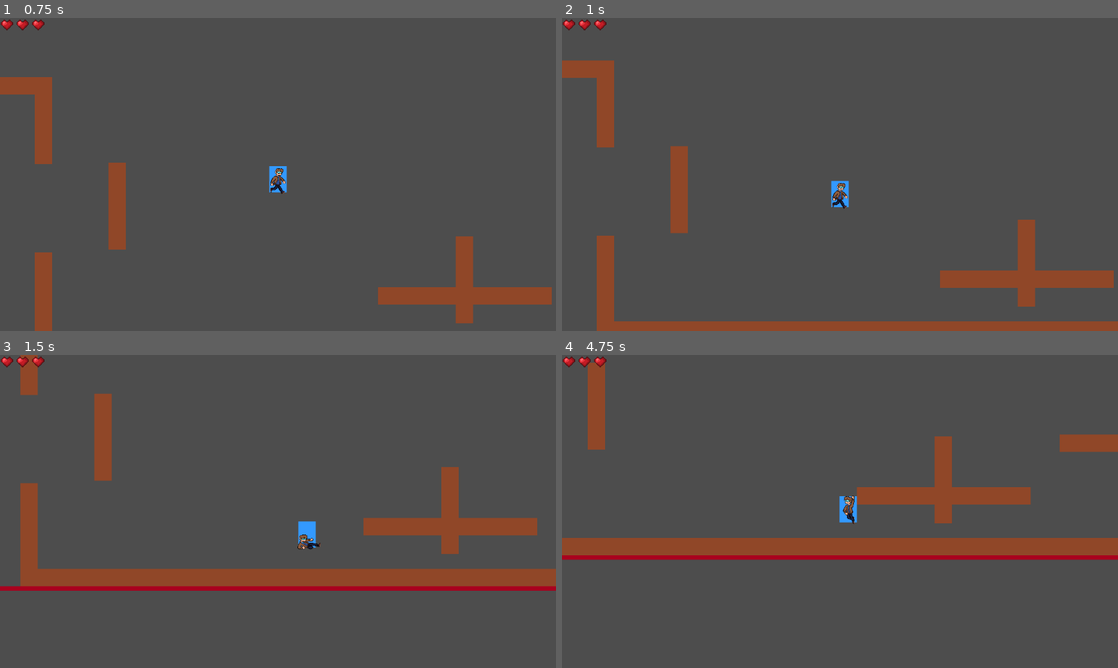
Above: before the commit, frames 1-4 (two rows, left to right).
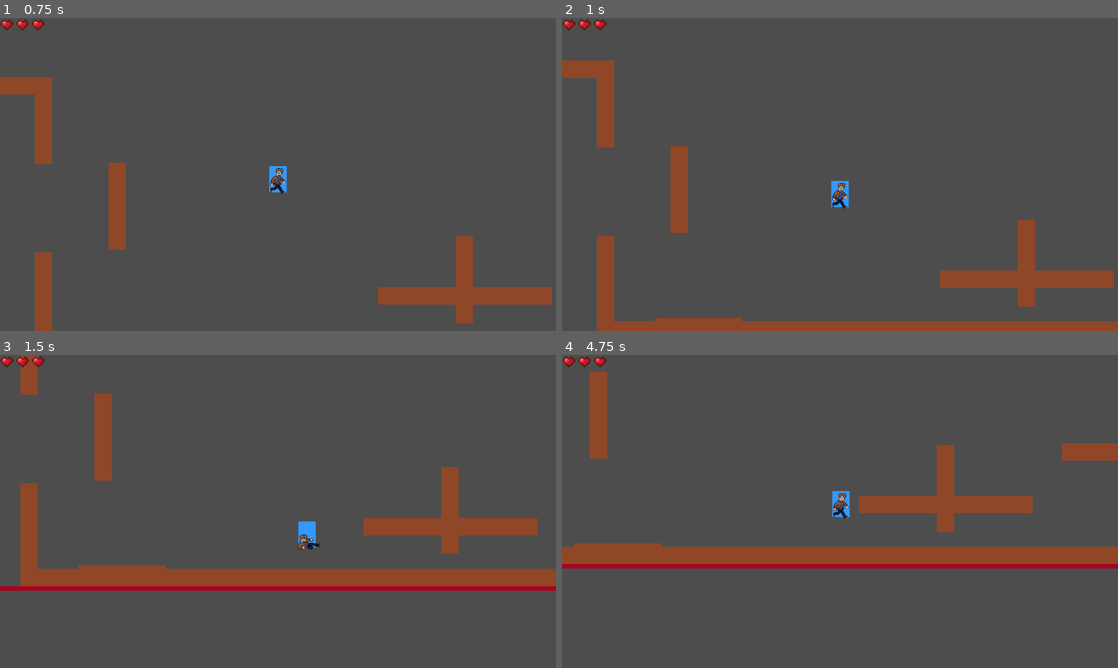
Above: after the commit, the same moments.

Repository: ShadowKnight-13/Platformer-Game
Game: Godot game, scene res://UI/main_menu.tscn
Same seed, same stepped clock (60 frames per second), same inputs: the game is played once before the commit and once after it.
Inputs:
- Up to frame 1 (0.75 s): click "Start" at 0.5 s
- Up to frame 2 (1 s): no input
- Up to frame 3 (1.5 s): hold D (move_right) from 1.28 s (still down); tap Shift (dash) at 1.35 s
- Up to frame 4 (4.75 s): tap Space (jump) at 1.52, 1.55, 1.82, 2.1, 2.27, 2.57, 3.05, 3.77, 4.07, 4.35, 4.52 s; tap Shift (dash) at 2.3, 2.85, 3.6 s; release D (move_right) at 2.78 s; hold A (move_left) 2.78-3.53 s; hold D (move_right) from 3.53 s (still down)

Frame 1 is identical in both runs. In frame 2, 0.2% of the frame differs, in the area x 16-33%, y 95-97%; in frame 3, 0.2%; in frame 4, 10%, in the area x 0-100%, y 2-69%.

Commit message:
step up update

Diff:
--- a/Level.tscn
+++ b/Level.tscn
@@ -40,8 +40,16 @@
 position = Vector2(-644, 601)
 rotation = -6.2831855
 
+[node name="Platform18" parent="." unique_id=2051752996 instance=ExtResource("1_qw8cm")]
+position = Vector2(-126, 592)
+rotation = -6.2831855
+
 [node name="Platform12" parent="." unique_id=807837156 instance=ExtResource("1_qw8cm")]
 position = Vector2(-1023, 330)
+rotation = -6.2831855
+
+[node name="Platform17" parent="." unique_id=2077298680 instance=ExtResource("1_qw8cm")]
+position = Vector2(-1467, -8)
 rotation = -6.2831855
 
 [node name="Platform16" parent="." unique_id=854369621 instance=ExtResource("1_qw8cm")]
--- a/Levels/Desert.tscn
+++ b/Levels/Desert.tscn
@@ -415,6 +415,7 @@
 [node name="Node2D" type="Node2D" unique_id=277451038]
 
 [node name="DesertAutotile" type="TileMapLayer" parent="." unique_id=1925140149]
+visibility_layer = 3
 texture_filter = 3
 tile_map_data = PackedByteArray("AAACAAEAAAAAAAAAAAADAAEAAAABAAAAAAAEAAEAAAAGAAIAAAAEAAAAAAAAAAEAAAAEAP//AAAAAAAAAAAFAA …(87936 unchanged characters)…
 tile_set = SubResource("TileSet_pqmt4")
--- a/Player.gd
+++ b/Player.gd
@@ -19,6 +19,10 @@
 const DASH_JUMP_HEIGHT_MULTIPLIER: float = 1.3
 const DASH_JUMP_AIR_CONTROL: float = 0.3
 
+# === STEP-UP CONSTANTS ===
+const STEP_UP_MAX_HEIGHT: float = 70.0
+const STEP_UP_CHECK_DISTANCE: float = 10.0
+
 var wall_stick_time := 0.0
 const WALL_STICK_DURATION := 0.5
 
@@ -33,6 +37,7 @@
 var was_on_floor_last_frame := false
 var skip_gravity_this_frame := false
 var needs_collision_restore := false
+var facing_direction := 1.0  # Track which way player is facing (1 = right, -1 = left)
 
 # === DASH SLIDE VARIABLES ===
 var is_dashing := false
@@ -70,9 +75,29 @@
 
 	# === RESET JUMP FLAGS ON LANDING ===
 	# Check if we just landed this frame - MOVED TO TOP
+	print("[FRAME] is_on_floor: ", is_on_floor(), " | was_on_floor_last_frame: ", was_on_floor_last_frame, " | is_jumping: ", is_jumping)
+
 	if is_on_floor() and not was_on_floor_last_frame:
+		print("[LANDING] ✅ LANDING DETECTED - Resetting jump flags")
 		is_jumping = false
 		is_dash_jumping = false
+	# Clamp horizontal velocity to normal speed on landing
+	if abs(velocity.x) > SPEED * 1.1:  # Allow small buffer
+		velocity.x = sign(velocity.x) * SPEED
+	print("Player landed! Reset jump flags.")
+	# Restore collision if it was waiting
+	if needs_collision_restore:
+		$CollisionShape2D.scale.y = 1.0
+		$CollisionShape2D.position.y = 0
+		needs_collision_restore = false
+		print("Collision shape restored on landing!")
+
+	# ADDITIONAL SAFETY: Always reset jumping flag if on floor
+	if is_on_floor() and is_jumping:
+		print("[SAFETY] On floor but is_jumping still true - resetting!")
+		is_jumping = false
+		is_dash_jumping = false
+
 		# Clamp horizontal velocity to normal speed on landing
 		if abs(velocity.x) > SPEED * 1.1:  # Allow small buffer
 			velocity.x = sign(velocity.x) * SPEED
@@ -235,7 +260,7 @@
 				dash_direction = sign(x_input)
 			else:
 				# Dive in facing direction if no input
-				dash_direction = 1.0 if not $Sprite2D.flip_h else -1.0
+				dash_direction = facing_direction
 
 			# Reduce collision height
 			$CollisionShape2D.scale.y = 0.5
@@ -254,30 +279,23 @@
 
 		# Determine which wall we're on
 		var wall_normal = get_wall_normal()
-		var on_left_wall = wall_normal.x > 0
-		var on_right_wall = wall_normal.x < 0
-
-		# Check if player is pressing INTO the wall (for initial grab)
-		var pressing_into_wall = false
-		if on_left_wall and x_input < 0:
-			pressing_into_wall = true
-		elif on_right_wall and x_input > 0:
-			pressing_into_wall = true
-
-		# Check if player is pressing AWAY from the wall (to release)
+		var on_left_wall = is_on_wall() and wall_normal.x > 0
+		var on_right_wall = is_on_wall() and wall_normal.x < 0
+
+		# Check if pressing AWAY from wall
 		var pressing_away_from_wall = false
 		if on_left_wall and x_input > 0:
 			pressing_away_from_wall = true
 		elif on_right_wall and x_input < 0:
 			pressing_away_from_wall = true
 
-		# === WALL STICK STATE MANAGEMENT ===
-		# Check if we should START sticking to wall
-		if is_on_wall() and not is_on_floor() and pressing_into_wall and not is_stuck_to_wall:
-			# Initial grab - player pressed into wall
-			is_stuck_to_wall = true
-			wall_stick_time = 0.0
-			print("=== GRABBED WALL ===")
+		# Check if we JUST touched a wall (and should grab it)
+		if is_on_wall() and not is_on_floor() and not is_stuck_to_wall and not pressing_away_from_wall:
+			# Only grab if moving downward (falling) or just barely upward
+			if velocity.y >= -100:  # Allow slight upward velocity
+				is_stuck_to_wall = true
+				wall_stick_time = 0.0
+				print("=== GRABBED WALL ===")
 
 		# === WALL STICK & SLIDE PHYSICS ===
 		var is_wall_sliding = false
@@ -351,6 +369,7 @@
 		else:
 			if x_input != 0:
 				velocity.x = lerp(velocity.x, x_input * SPEED, 0.15)
+				facing_direction = sign(x_input)  # Track facing direction
 			else:
 				velocity.x = move_toward(velocity.x, 0, FRICTION)
 
@@ -389,11 +408,34 @@
 		$AnimationPlayer.play("Dash")
 		# Maintain sprite direction during dash
 		$Sprite2D.flip_h = dash_direction < 0
+		facing_direction = dash_direction  # Update facing direction during dash
 
 	print("9. Just before move_and_slide - velocity.y: ", velocity.y)
 	move_and_slide()
 	print("10. Just after move_and_slide - velocity.y: ", velocity.y)
 
+	# === STEP-UP MECHANIC ===
+	# Check if we should step up a small obstacle
+	# Works during normal movement AND dash/slide
+	print("[DEBUG] is_on_floor: ", is_on_floor(), " | is_jumping: ", is_jumping)
+
+	var step_height = 0.0  # Declare OUTSIDE the if block
+
+	if is_on_floor() and not is_jumping:
+		print("[DEBUG] Calling check_for_step()")
+		step_height = check_for_step(x_input)  # Now just assign, not declare
+		print("[DEBUG] Step height returned: ", step_height)
+
+	if step_height > 0:
+		# Instantly move the player up by the step height (pixel-perfect style)
+		position.y -= step_height
+		print("✅ STEPPED UP ", step_height, " pixels")
+	else:
+		if not is_on_floor():
+			print("[DEBUG] NOT calling step-up: not on floor")
+		elif is_jumping:
+			print("[DEBUG] NOT calling step-up: currently jumping")
+
 	if is_dash_jumping:
 		print("11. End of frame - still dash jumping, velocity.y: ", velocity.y, "\n")
 
@@ -401,3 +443,103 @@
 	was_on_floor_last_frame = is_on_floor()
 
 	player_death()
+
+# Check if there's a step in front of the player and return the step height
+func check_for_step(x_input: float) -> float:
+	print("[STEP-UP] === FUNCTION CALLED ===")
+
+	# Only check for steps when on the ground
+	if not is_on_floor():
+		print("[STEP-UP] ❌ Not on floor")
+		return 0.0
+
+
+	print("[STEP-UP] x_input: ", x_input, " | facing_direction: ", facing_direction, " | is_dashing: ", is_dashing)
+
+	# Player must be pressing toward the direction they're facing OR dashing
+	var trying_to_move_forward = false
+
+	if is_dashing:
+		trying_to_move_forward = true
+		print("[STEP-UP] ✅ Dashing - allowing step-up")
+	else:
+		if abs(x_input) > 0.1:
+			if sign(x_input) == sign(facing_direction):
+				trying_to_move_forward = true
+				print("[STEP-UP] ✅ Pressing toward facing direction")
+			else:
+				print("[STEP-UP] ❌ Pressing AWAY from facing direction")
+		else:
+			print("[STEP-UP] ❌ No input (x_input too small)")
+
+	if not trying_to_move_forward:
+		print("[STEP-UP] ❌ Not moving forward - returning 0")
+		return 0.0
+
+	print("[STEP-UP] Checking for obstacle ahead...")
+
+	# Use the direction the player is facing
+	var step_direction = facing_direction
+
+	# Create a raycast to check for obstacles ahead
+	var space_state = get_world_2d().direct_space_state
+
+	# Get the collision shape size
+	var collision_shape = $CollisionShape2D.shape
+	var player_width = collision_shape.size.x / 2.0
+	var player_height = collision_shape.size.y
+
+	print("[STEP-UP] Player width: ", player_width, " | Player height: ", player_height)
+	print("[STEP-UP] Player position: ", global_position)
+
+	# Check for wall ahead at player's FEET level
+	# Start from the front edge AND near the bottom
+	var feet_offset = player_height * 0.4  # Slightly above the very bottom to avoid floor
+	var ray_start = global_position + Vector2(step_direction * player_width, feet_offset)
+	var ray_end = ray_start + Vector2(step_direction * STEP_UP_CHECK_DISTANCE, 0)
+
+	print("[STEP-UP] Raycast from: ", ray_start, " to: ", ray_end)
+	print("[STEP-UP] Distance: ", (ray_end - ray_start).length(), " pixels")
+
+	var query = PhysicsRayQueryParameters2D.create(ray_start, ray_end)
+	query.exclude = [self]
+	query.collision_mask = 2  # Only check "World" layer (layer 2)
+
+	var result = space_state.intersect_ray(query)
+
+	# If we hit a wall
+	if result:
+		print("[STEP-UP] ✅ HIT OBSTACLE at: ", result.position)
+
+		# Now check how high the wall is by casting a ray downward from above
+		var check_height = STEP_UP_MAX_HEIGHT
+		var top_check_start = result.position + Vector2(step_direction * 2, -check_height)
+		var top_check_end = result.position + Vector2(step_direction * 2, 0)
+
+		print("[STEP-UP] Checking height - from: ", top_check_start, " to: ", top_check_end)
+
+		var top_query = PhysicsRayQueryParameters2D.create(top_check_start, top_check_end)
+		top_query.exclude = [self]
+		top_query.collision_mask = 2
+
+		var top_result = space_state.intersect_ray(top_query)
+
+		if top_result:
+			# Calculate the height of the step
+			var step_height = top_result.position.y - global_position.y
+
+			print("[STEP-UP] Player Y: ", global_position.y, " | Step top Y: ", top_result.position.y)
+			print("[STEP-UP] Calculated step height: ", step_height, " | Max: ", STEP_UP_MAX_HEIGHT)
+
+			# Only return valid step heights
+			if step_height > 0 and step_height <= STEP_UP_MAX_HEIGHT:
+				print("[STEP-UP] ✅✅✅ VALID STEP! Returning: ", step_height)
+				return step_height
+			else:
+				print("[STEP-UP] ❌ Step invalid (too tall, too short, or negative)")
+		else:
+			print("[STEP-UP] ❌ No top surface found - obstacle might be too tall")
+	else:
+		print("[STEP-UP] ❌ No obstacle detected by raycast")
+
+	return 0.0
